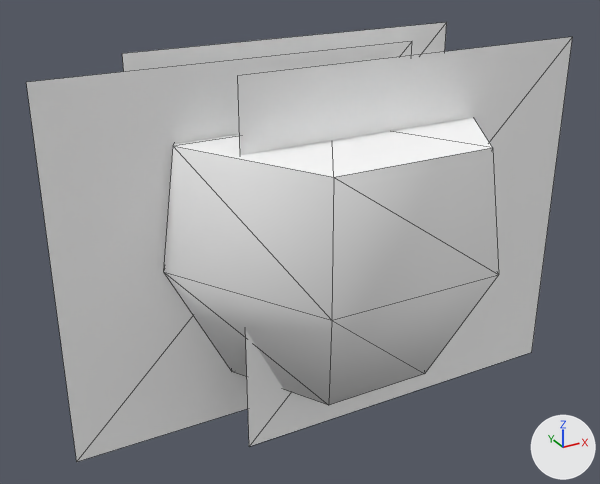
The glTF model public/3d/item/model__item__shop.ofs_439_0/0439hana_r_marg_.gltf as it was, and as the next commit left it.
Before and after are seen from a 50 mm lens placed at (-0.712, -1.184, 0.874), pointed at (-0.054, 0.011, 0.276). Lighting does not change. The marker at lower right points along +X, +Y and +Z. The picture after the commit comes second. Mesh edges are drawn as thin lines.

In view in the first picture: '0439hana_r_marg_'.
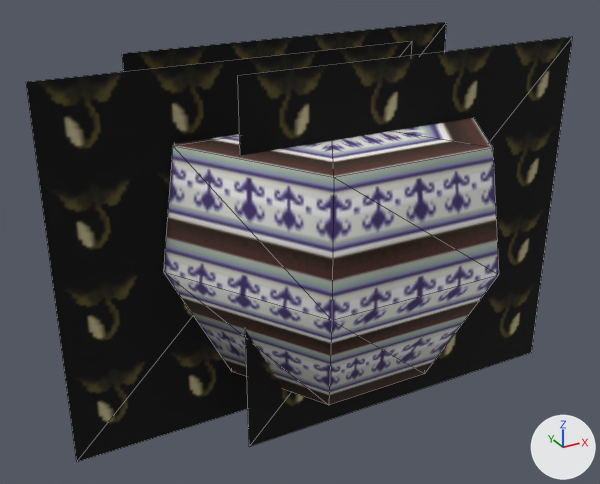
The change, as a list of edits to the scene's bpy script:
```text
Add img_hana_e:
    img_hana_e = load_image('hana_e', '_unpacked/hana_e', 32, 32, 'sRGB')
Add img_hana_r_hati_d:
    img_hana_r_hati_d = load_image('hana_r_hati_d', '_unpacked/hana_r_hati_d', 32, 32, 'sRGB')
Change mat_hati_d:
    remove mat_hati_d.base_color = (1.0, 1.0, 1.0)  # white #ffffff
    add mat_hati_d.texture = img_hana_r_hati_d
Change mat_hana1_e1:
    remove mat_hana1_e1.base_color = (1.0, 1.0, 1.0)  # white #ffffff
    add mat_hana1_e1.texture = img_hana_e
```

Changed parts and their boxes (x1, y1, x2, y2) in the pictures (600 x 484 px):
'0439hana_r_marg_', surface changed (white to black): (26, 22, 572, 462) in both
